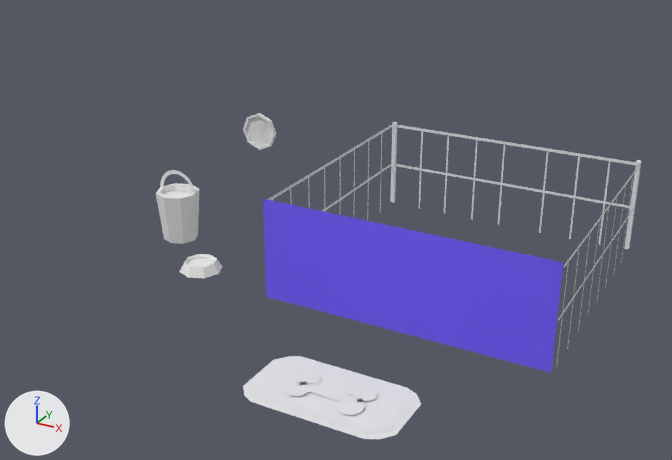
One commit to the Blender file asset_src/3d/misc.blend: the scene before it, then after it.
Both versions are drawn from a 50 mm lens placed at (7.58, -10.77, 6.12), pointed at (1.47, 0.34, 0.56). Arrows for +X, +Y and +Z are at lower left; the lights stay in place.

The older version as bpy lines, for what is in view:
```python
me_cylinder = bpy.data.meshes.new('Cylinder')
me_cylinder.from_pydata(...)  # 32 vertices, 26 faces; spans x -1.0..1.0, y -1.0..1.0, z -0.35..1.65
me_cylinder.materials.append(mat_misctex)  # its picture is missing
me_cylinder_001 = bpy.data.meshes.new('Cylinder.001')
me_cylinder_001.from_pydata(...)  # 44 vertices, 29 faces; spans x -1.76..-0.08, y -0.84..0.84, z -0.33..0.59
me_cylinder_001.materials.append(mat_misctex)  # its picture is missing
me_cylinder_008 = bpy.data.meshes.new('Cylinder.008')
me_cylinder_008.from_pydata(...)  # 66 vertices, 44 faces; spans x -1.0..1.0, y -1.0..1.0, z -1.0..1.86
me_cylinder_008.materials.append(mat_misctex)  # its picture is missing
ob_bowl = bpy.data.objects.new('bowl', me_cylinder)
ob_bowl.location = (-0.19, -0.8, 0.13)
ob_bowl.scale = (0.323, 0.323, -0.0695)
ob_clock = bpy.data.objects.new('clock', me_cylinder_001)
ob_clock.location = (0.66, 0.08, 1.99)
ob_clock.rotation_euler = (-1.571, 0.0, 0.0)  # degrees (-90, 0, 0)
ob_clock.scale = (0.323, 0.323, -0.0695)
ob_cylinder = bpy.data.objects.new('Cylinder', me_cylinder_008)
ob_cylinder.location = (-1.17, 0.0, 0.41)
ob_cylinder.scale = (0.342, 0.342, 0.396)
# also in view: 'kennel' at (3.2, 0.91, 0.76); 'mat' at (3.11, -2.76, 0.01)
```
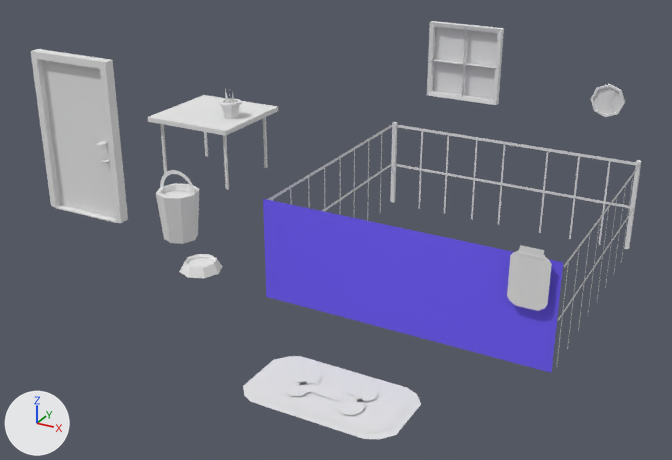
Pixel boxes [x1, y1, x2, y2] of what changed, in the pictures (672 x 460 px):
'door', added: after [31, 49, 128, 223]
'window', added: after [427, 21, 504, 105]
'table', added: after [148, 95, 278, 190]
'clipboard', added: after [507, 245, 552, 311]
'clock', moved: before [243, 113, 276, 150]; after [591, 84, 625, 117]
'plant', added: after [219, 88, 241, 119]

The change, as a diff of the scene's bpy script:
```diff
--- a/asset_src/3d/misc.blend.py
+++ b/asset_src/3d/misc.blend.py
@@ me_plane_001 @@
+me_plane_001.from_pydata(...)  # 30 vertices, 22 faces; spans x -1.0..1.0, y -1.02..1.0, z -0.07..0.13
+me_plane_001.materials.append(mat_misctex)  # its picture is missing
@@ me_cube @@
+me_cube.from_pydata(...)  # a box spanning x -1.0..1.0, y -1.0..1.0, z -0.53..0.18; a box spanning x 0.8..0.85, y -0.82..-0.77, z -9.51..0.0; a box spanning x 0.8..0.85, y 0.68..0.73, z -9.51..0.0; a box spanning x -0.82..-0.77, y -0.82..-0.77, z -9.51..0.0; a box spanning x -0.82..-0.77, y 0.68..0.73, z -9.51..0.0
+me_cube.materials.append(mat_misctex)  # its picture is missing
@@ me_cylinder_002 @@
+me_cylinder_002.from_pydata(...)  # 57 vertices, 45 faces; spans x -1.81..1.81, y -1.81..1.81, z -1.06..3.82
+me_cylinder_002.materials.append(mat_misctex)  # its picture is missing
@@ me_plane_002 @@
+me_plane_002.from_pydata(...)  # 22 vertices, 12 faces; spans x -0.372..0.348, y -0.238..0.298, z -0.002..0.004
+me_plane_002.materials.append(mat_misctex)  # its picture is missing
@@ me_cube_002 @@
+me_cube_002.from_pydata(...)  # 33 vertices, 32 faces; spans x -1.0..1.0, y -1.0..1.0, z -1.09..0.18
+me_cube_002.materials.append(mat_misctex)  # its picture is missing
@@ ob_clock @@
 ob_clock = bpy.data.objects.new('clock', me_cylinder_001)
-ob_clock.location = (0.66, 0.08, 1.99)
+ob_clock.location = (4.68, 4.15, 1.99)
 ob_clock.rotation_euler = (-1.571, 0.0, 0.0)  # degrees (-90, 0, 0)
@@ ob_door @@
+ob_door = bpy.data.objects.new('door', me_plane_001)
+ob_door.location = (-3.12, 0.0, 1.39)
+ob_door.rotation_euler = (1.571, 0.0, 0.0)  # degrees (90, 0, 0)
+ob_door.scale = (0.782, 1.34, 1.34)
@@ ob_table @@
+ob_table = bpy.data.objects.new('table', me_cube)
+ob_table.location = (-2.45, 2.79, 1.16)
+ob_table.scale = (0.86, 0.86, 0.121)
@@ ob_plant @@
+ob_plant = bpy.data.objects.new('plant', me_cylinder_002)
+ob_plant.location = (-1.98, 2.66, 1.28)
+ob_plant.scale = (0.112, 0.112, 0.112)
@@ ob_clipboard @@
+ob_clipboard = bpy.data.objects.new('clipboard', me_plane_002)
+ob_clipboard.location = (4.85, -1.19, 1.24)
+ob_clipboard.rotation_euler = (1.571, 1.571, 0.0)  # degrees (90, 90, 0)
+ob_clipboard.scale = (1.09, 0.914, 1.09)
@@ ob_window @@
+ob_window = bpy.data.objects.new('window', me_cube_002)
+ob_window.location = (2.34, 2.93, 2.62)
+ob_window.rotation_euler = (1.571, 0.0, 0.0)  # degrees (90, 0, 0)
+ob_window.scale = (0.594, 0.594, 0.0834)
```
